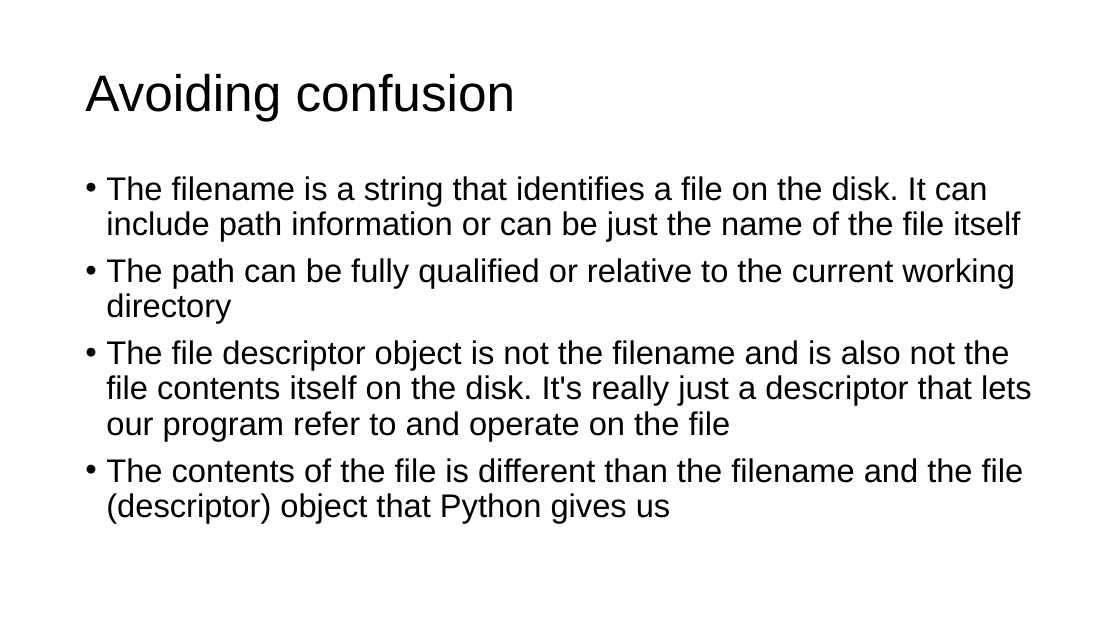
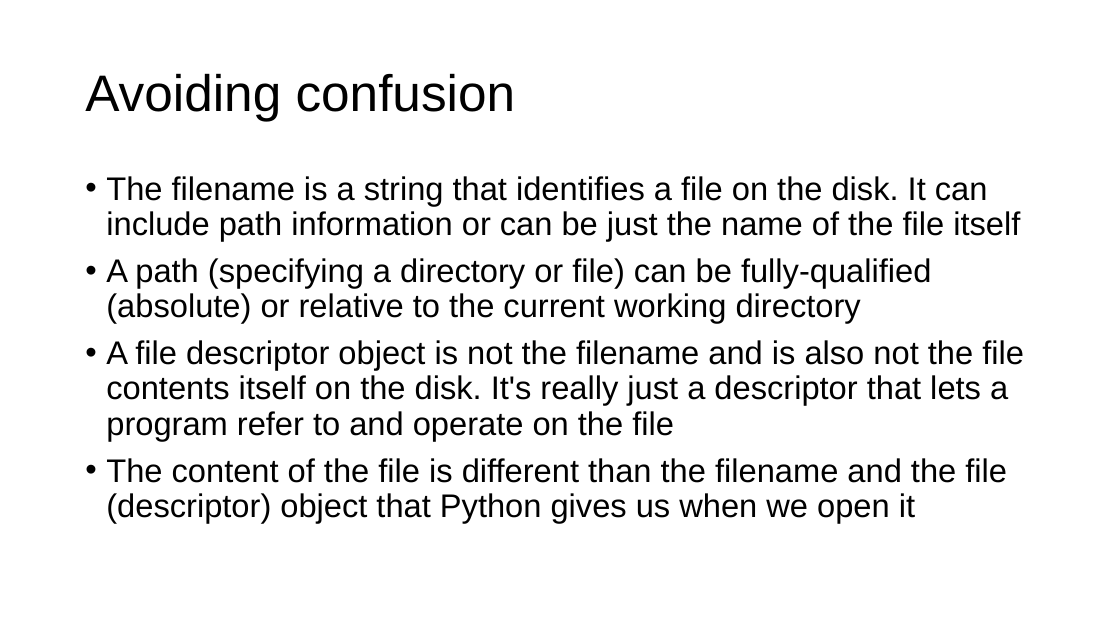
Before and after one commit to parrt/msds501, a slide deck: slide 4 of slides/files.pptx. Drawn at 1120x630 pixels with LibreOffice and Linux fonts; fonts in the diff are those of the drawing; background and template pictures are left out. Boxes give left, top, right and bottom in pixels: in the first picture for what was removed or moved away, otherwise in the second. Text is boxed around its words. In the diff, an @@ line names an element or a change of style, - is before the commit and + after.

```diff
--- a/slides/files.pptx
+++ b/slides/files.pptx
@@ text at (x1=106, y1=258, x2=1024, y2=523): text changed @@
-• The path can be fully qualified or relative to the current working directory
-• The file descriptor object is not the filename and is also not the file contents itself on the disk. It's really just a descriptor that lets our program refer to and operate on the file
-• The contents of the file is different than the filename and the file (descriptor) object that Python gives us
+• A path (specifying a directory or file) can be fully-qualified (absolute) or relative to the current working directory
+• A file descriptor object is not the filename and is also not the file contents itself on the disk. It's really just a descriptor that lets a program refer to and operate on the file
+• The content of the file is different than the filename and the file (descriptor) object that Python gives us when we open it
```
Also in this commit, not shown: 3 other slides changed, 1 slide added, 4 other files.
